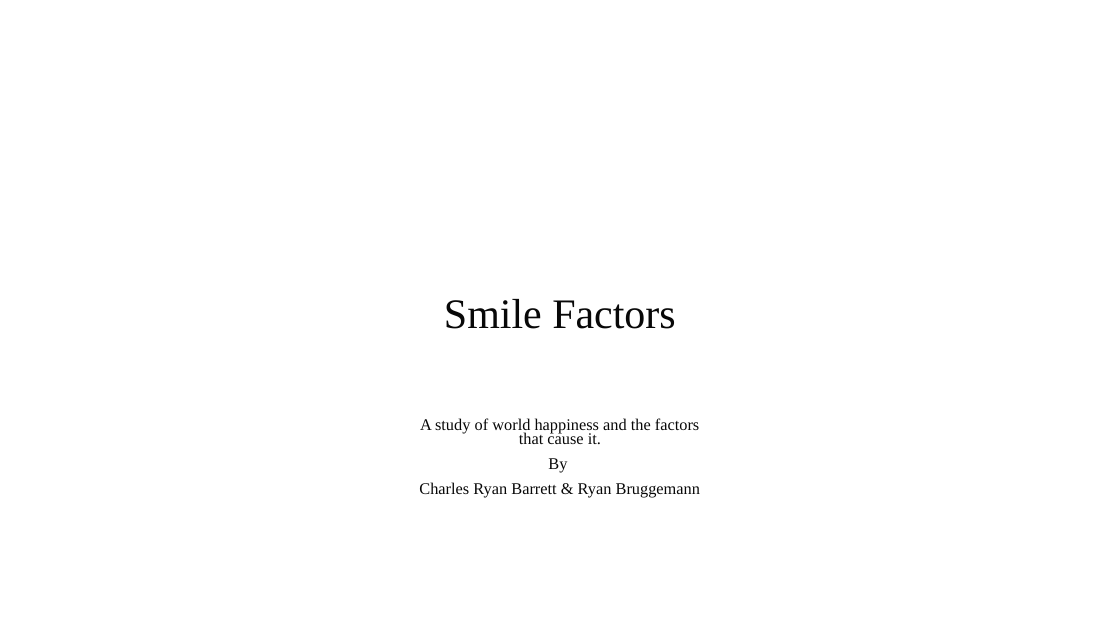
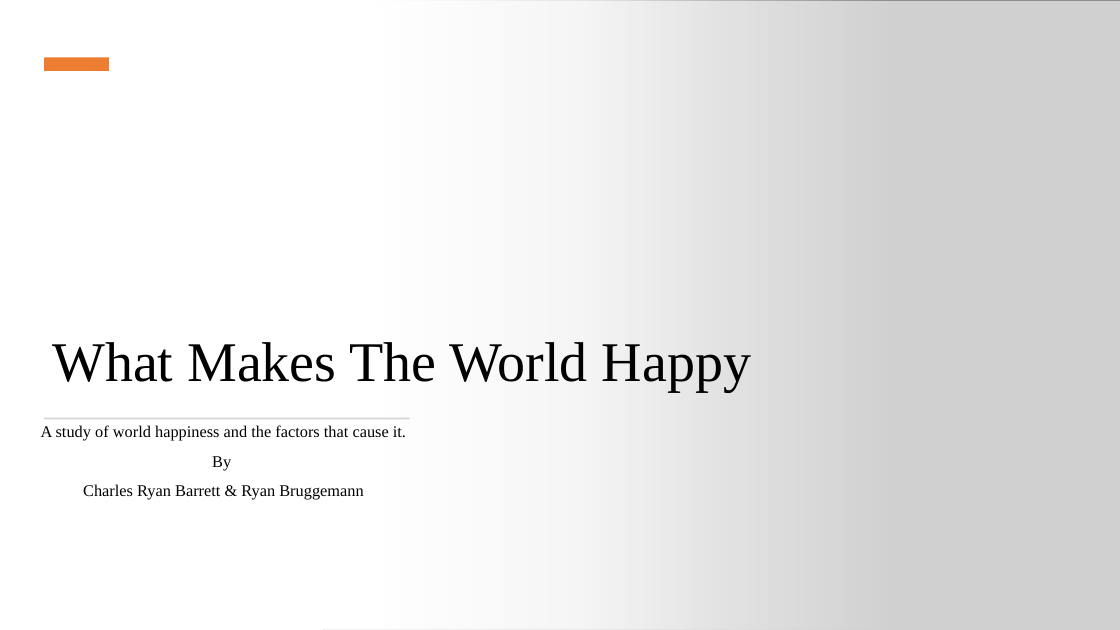
Before and after one commit to Chrybear/Factors-Of-Happiness-In-The-World, a slide deck: slide 1 of CSC 583 Project - Barrett & Bruggemann.pptx. Drawn at 1120x630 pixels with LibreOffice and Linux fonts; fonts in the diff are those of the drawing; grey boxes stand for pictures. Boxes give left, top, right and bottom in pixels: in the first picture for what was removed or moved away, otherwise in the second. Text is boxed around its words. In the diff, an @@ line names an element or a change of style, - is before the commit and + after.

Commit message:
Added sick new intro slide

```diff
--- a/CSC 583 Project - Barrett & Bruggemann.pptx
+++ b/CSC 583 Project - Barrett & Bruggemann.pptx
@@ rectangle added at (0,0,897,630), fill gradient #FFFFFF @@
@@ picture added at (323,0,1120,630) @@
@@ rectangle added at (44,58,109,71), fill #ED7D31 @@
@@ title "What Makes The World Happy" at (52,342,751,391): vertical alignment middle to bottom @@
@@ title at (52,342,751,391): text changed; size 36 to 48 pt; text colour #080808 to #000000 @@
-Smile Factors
+What Makes The World Happy
@@ rectangle added at (45,418,410,419), fill #D5D5D5 @@
@@ subtitle "A study of world happiness ...": place and size @@
-subtitle "A study of world happiness ..." at (419,418,700,498)
+subtitle "A study of world happiness ..." at (41,425,406,500)
@@ subtitle "A study of world happiness ..." at (41,425,406,500): text colour #080808 to #000000; line spacing 0.7 to 0.9 @@
```
